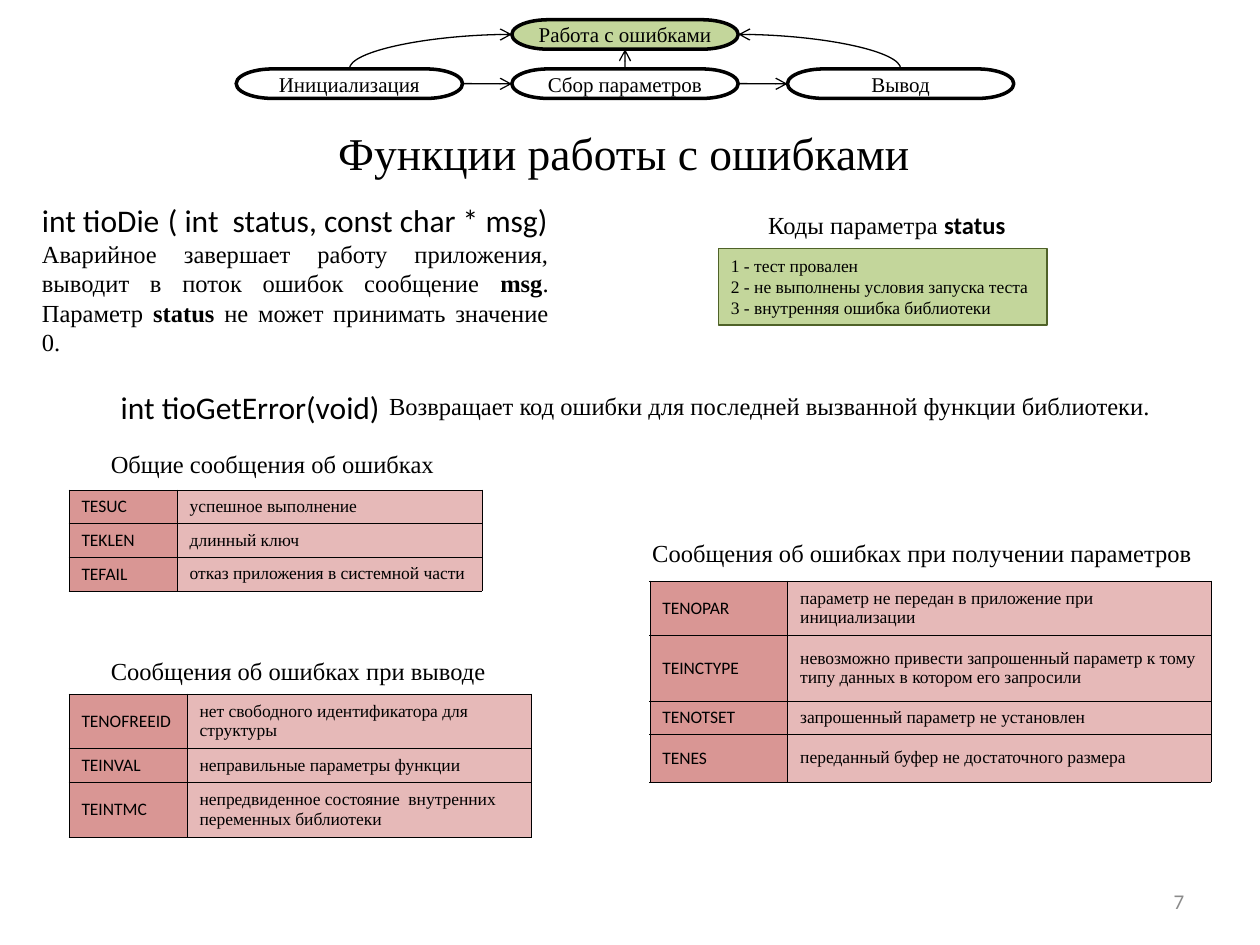
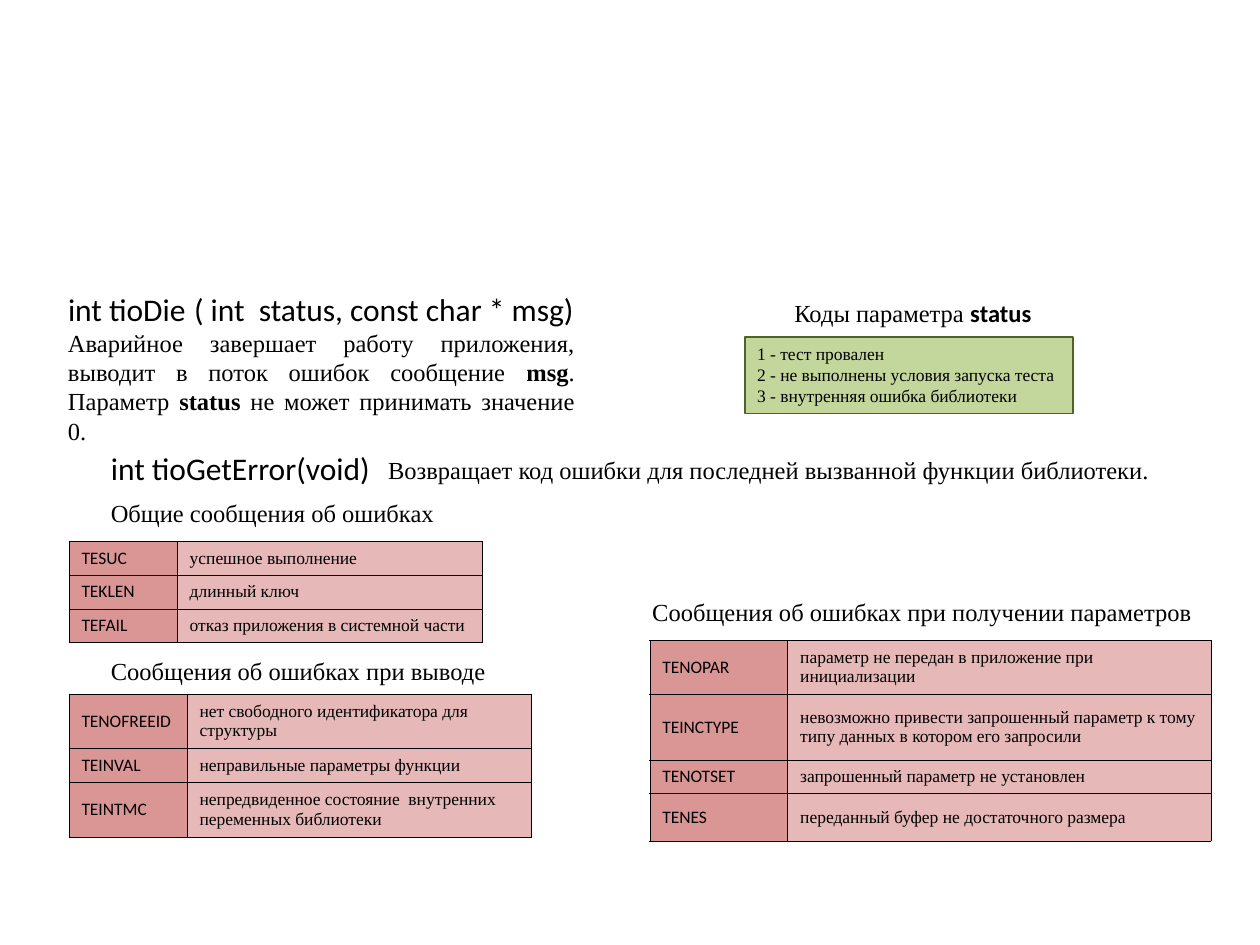
Before and after one commit to nwcfang/diplom_report, a slide deck: slide 7 of presentation/presentation-shtamp.pptx. Drawn at 1260x945 pixels with LibreOffice and Linux fonts; fonts in the diff are those of the drawing. Boxes give left, top, right and bottom in pixels: in the first picture for what was removed or moved away, otherwise in the second. Text is boxed around its words. In the diff, an @@ line names an element or a change of style, - is before the commit and + after.

```diff
--- a/presentation/presentation-shtamp.pptx
+++ b/presentation/presentation-shtamp.pptx
@@ pill shape removed at (x1=512, y1=20, x2=738, y2=49) @@
-Работа с ошибками
@@ curved arrow removed from (349, 69) to (512, 34) @@
@@ curved arrow removed from (625, 69) to (625, 49) @@
@@ curved arrow removed from (901, 69) to (738, 34) @@
@@ pill shape removed at (x1=236, y1=69, x2=462, y2=98) @@
-Инициализация
@@ curved arrow removed from (462, 83) to (512, 84) @@
@@ pill shape removed at (x1=512, y1=69, x2=738, y2=98) @@
-Cбор параметров
@@ curved arrow removed from (738, 83) to (788, 84) @@
@@ pill shape removed at (x1=788, y1=69, x2=1014, y2=98) @@
-Вывод
@@ title removed at (x1=338, y1=137, x2=909, y2=179) @@
-Функции работы с ошибками
@@ 3 texts, 1 rectangle moved together from (x1=42, y1=209, x2=1047, y2=352) to (x1=68, y1=298, x2=1074, y2=441) @@
@@ text "int tioGetError(void)" moved from (x1=121, y1=396, x2=380, y2=423) to (x1=111, y1=457, x2=370, y2=484) @@
@@ text "Возвращает код ошибки для последней ..." moved from (x1=389, y1=397, x2=1150, y2=421) to (x1=388, y1=461, x2=1149, y2=485) @@
@@ text "Общие сообщения об ошибках" moved from (x1=111, y1=455, x2=433, y2=478) to (x1=111, y1=504, x2=433, y2=527) @@
@@ table moved from (x1=69, y1=490, x2=483, y2=591) to (x1=69, y1=542, x2=483, y2=643) @@
@@ text "Сообщения об ошибках при получении ..." moved from (x1=652, y1=544, x2=1191, y2=567) to (x1=652, y1=603, x2=1191, y2=626) @@
@@ table moved from (x1=650, y1=581, x2=1212, y2=781) to (x1=650, y1=640, x2=1212, y2=840) @@
@@ page number removed at (x1=1174, y1=895, x2=1185, y2=909) @@
-7
```
Also in this commit, not shown: 13 other slides changed, 1 other file.
